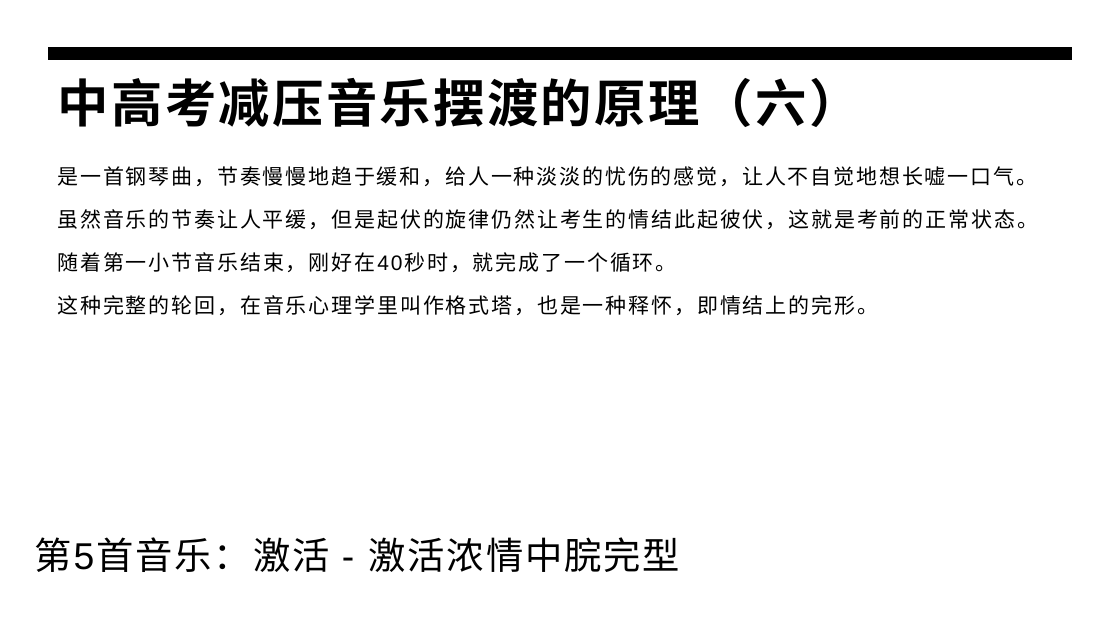
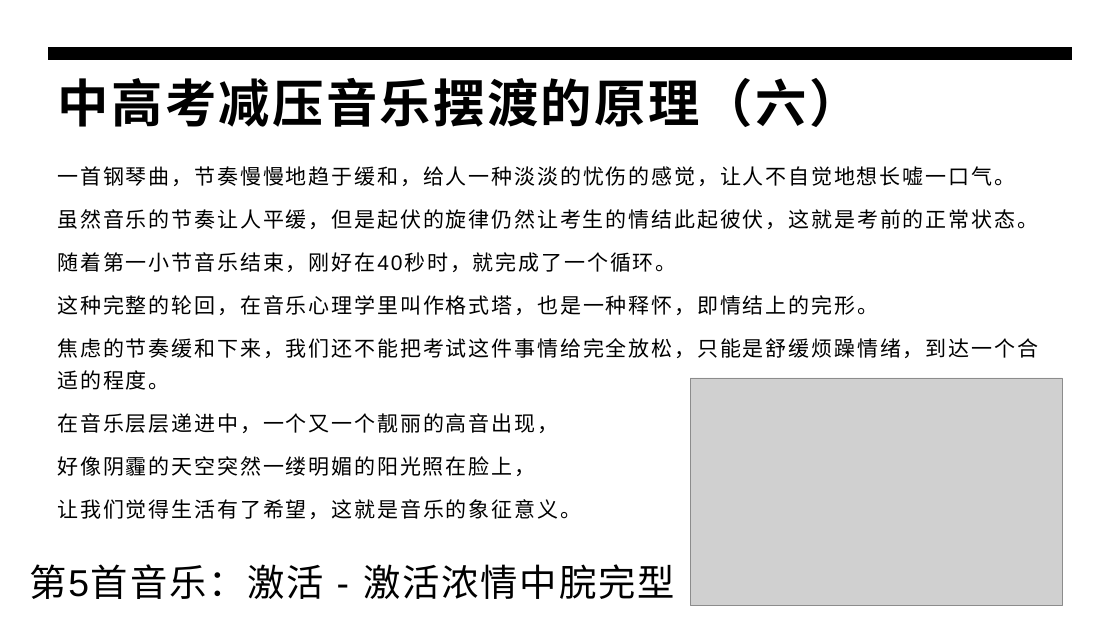
Before and after one commit to panxibei/writing, a slide deck: slide 19 of 44_心理学/30_浥尘伙伴社团原创：中高考音乐减压心理训练/PPT制作素材/浥尘伙伴社团：中高考音乐减压心理训练.pptx. Drawn at 1120x630 pixels with LibreOffice and Linux fonts; fonts in the diff are those of the drawing; grey boxes stand for pictures. Boxes give left, top, right and bottom in pixels: in the first picture for what was removed or moved away, otherwise in the second. Text is boxed around its words. In the diff, an @@ line names an element or a change of style, - is before the commit and + after.

```diff
--- a/44_心理学/30_浥尘伙伴社团原创：中高考音乐减压心理训练/PPT制作素材/浥尘伙伴社团：中高考音乐减压心理训练.pptx
+++ b/44_心理学/30_浥尘伙伴社团原创：中高考音乐减压心理训练/PPT制作素材/浥尘伙伴社团：中高考音乐减压心理训练.pptx
@@ text at [57,166,1015,186]: text changed @@
-是一首钢琴曲，节奏慢慢地趋于缓和，给人一种淡淡的忧伤的感觉，让人不自觉地想长嘘一口气。
+一首钢琴曲，节奏慢慢地趋于缓和，给人一种淡淡的忧伤的感觉，让人不自觉地想长嘘一口气。
@@ text at [57,338,1038,519]: paragraphs added @@
+焦虑的节奏缓和下来，我们还不能把考试这件事情给完全放松，只能是舒缓烦躁情绪，到达一个合适的程度。
+在音乐层层递进中，一个又一个靓丽的高音出现，
+好像阴霾的天空突然一缕明媚的阳光照在脸上，
+让我们觉得生活有了希望，这就是音乐的象征意义。
@@ picture added at [691,378,1063,606] @@
@@ text "第5首音乐：激活 - 激活浓情中脘完型": place and size @@
-text "第5首音乐：激活 - 激活浓情中脘完型" at [34,537,680,572]
+text "第5首音乐：激活 - 激活浓情中脘完型" at [29,564,675,599]
```
Also in this commit, not shown: 7 other slides changed, 10 other files.
